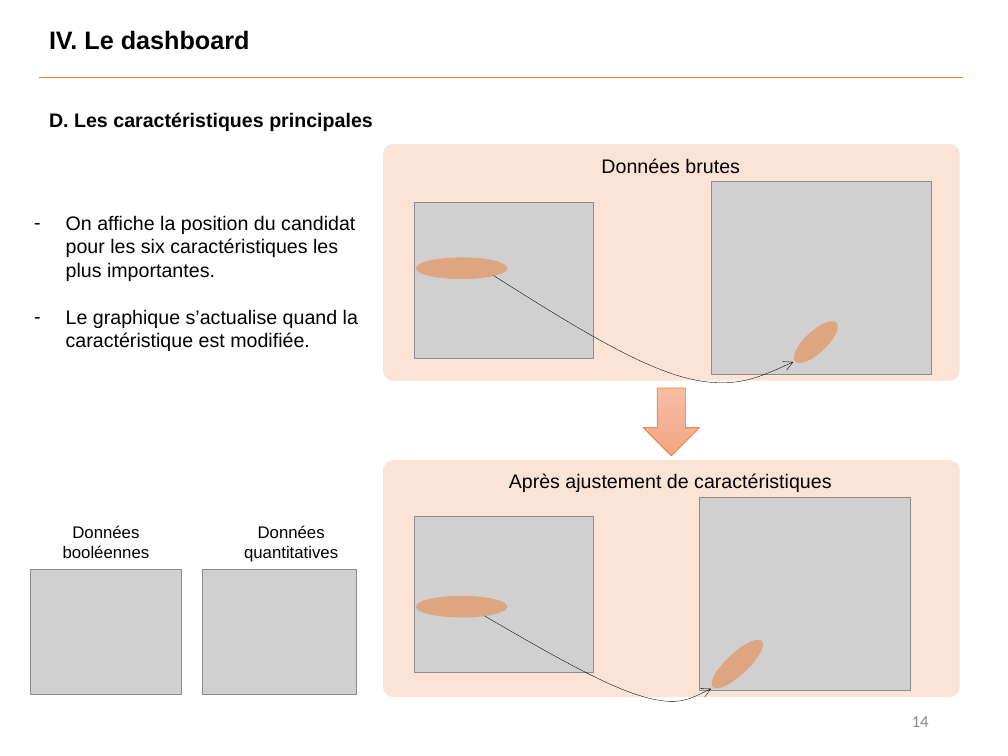
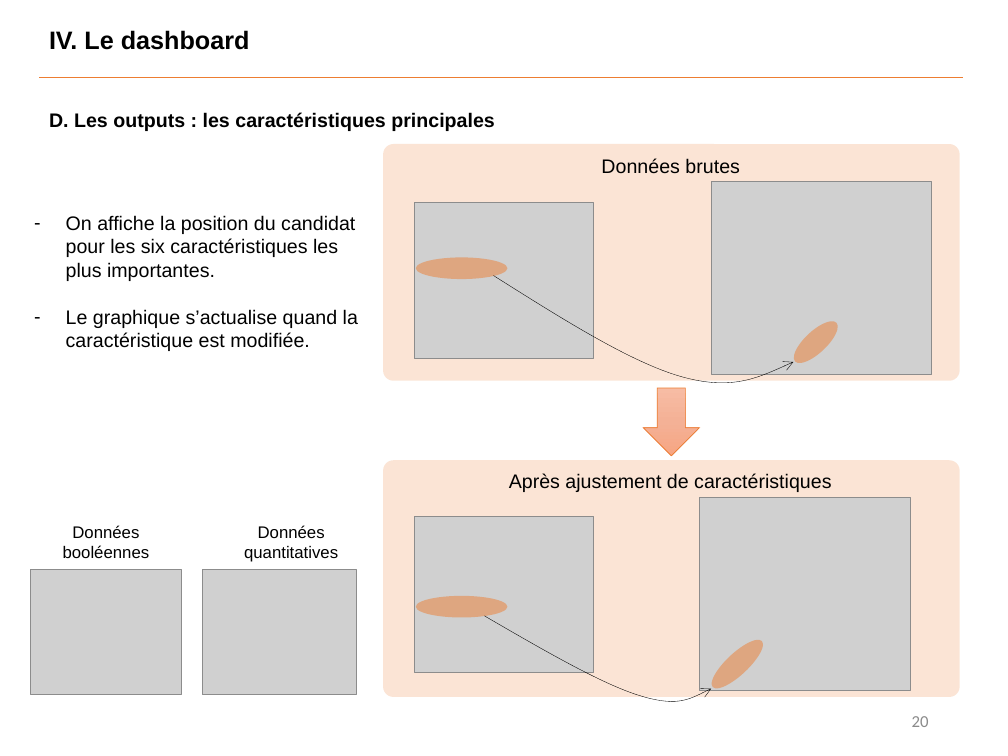
Before and after one commit to Benoit-78/P7_credit_loan_scoring_model, a slide deck: slide 20 of soutenance/P7_soutenance.pptx (slide 14 before the commit). Drawn at 1008x756 pixels with LibreOffice and Linux fonts; fonts in the diff are those of the drawing; grey boxes stand for pictures. Boxes give left, top, right and bottom in pixels: in the first picture for what was removed or moved away, otherwise in the second. Text is boxed around its words. In the diff, an @@ line names an element or a change of style, - is before the commit and + after.

```diff
--- a/soutenance/P7_soutenance.pptx
+++ b/soutenance/P7_soutenance.pptx
@@ text at [49, 112, 495, 131]: text changed @@
-D. Les caractéristiques principales
+D. Les outputs : les caractéristiques principales
@@ page number at [912, 716, 929, 727]: text changed @@
-14
+20
```
Also in this commit, not shown: 14 other slides changed, 7 slides added, 3 slides removed, 4 other files.
